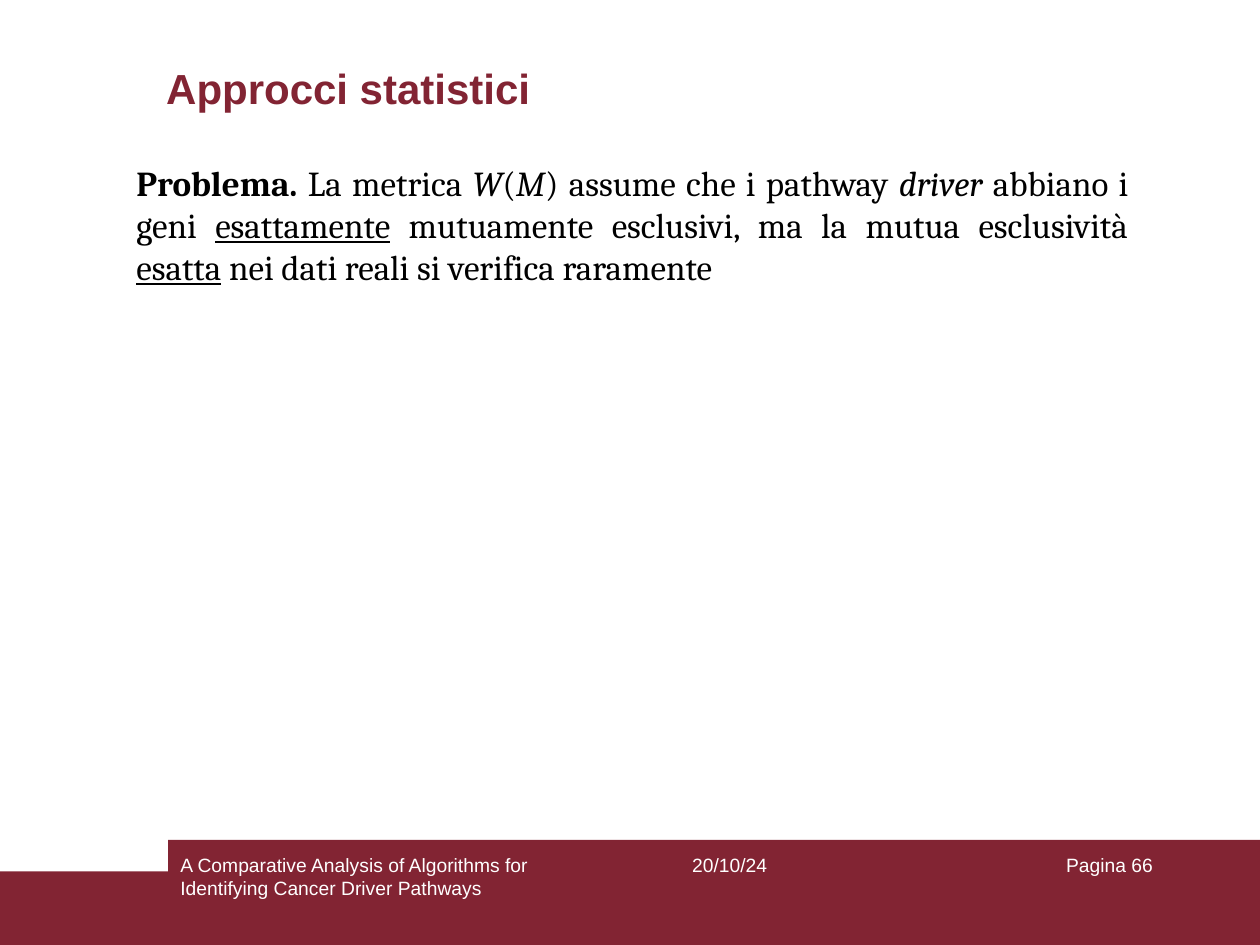
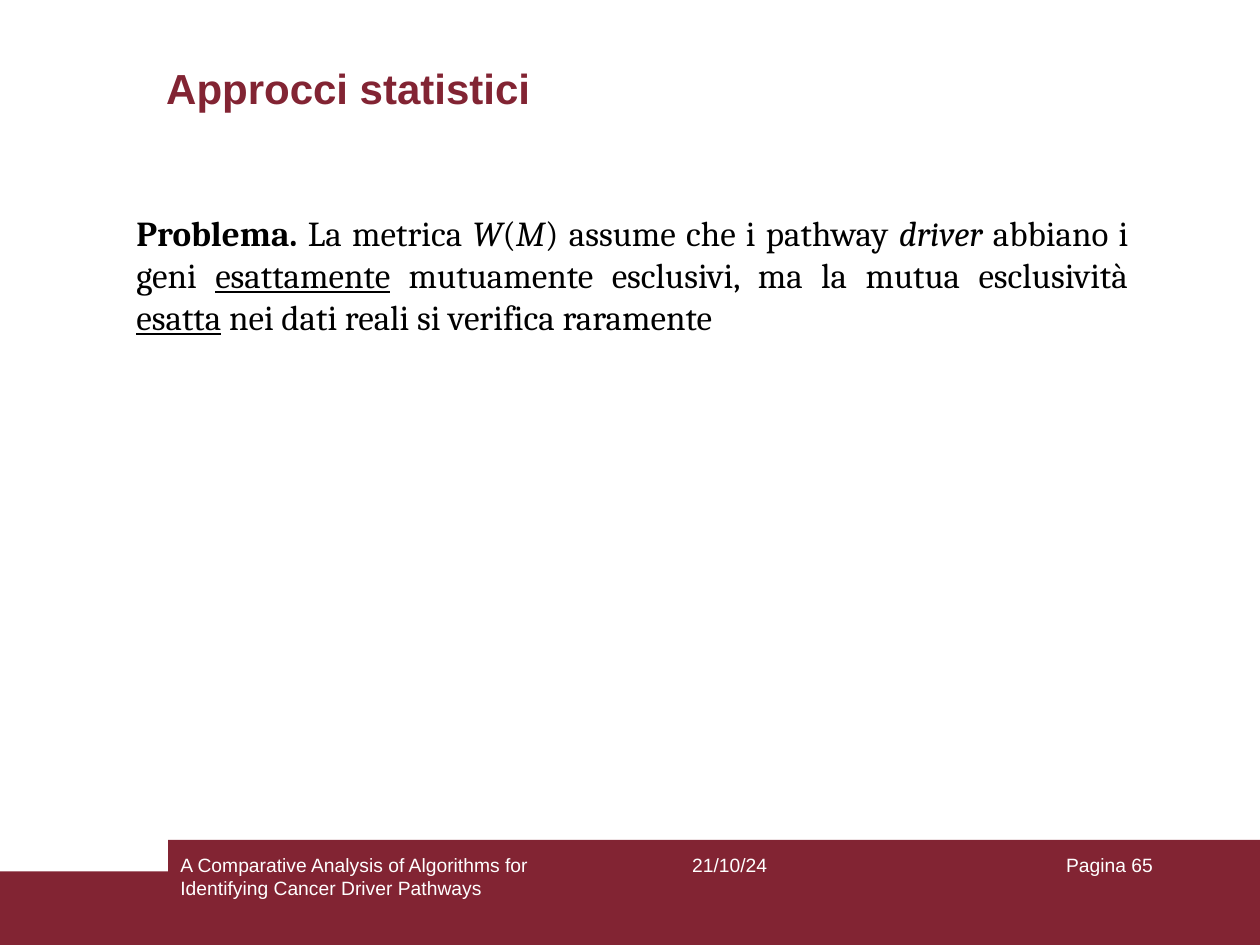
Before and after one commit to aflaag/bsc-thesis, a slide deck: slide 65 of presentation/slides.odp (slide 66 before the commit). Drawn at 1260x945 pixels with LibreOffice and Linux fonts; fonts in the diff are those of the drawing. Boxes give left, top, right and bottom in pixels: in the first picture for what was removed or moved away, otherwise in the second. Text is boxed around its words. In the diff, an @@ line names an element or a change of style, - is before the commit and + after.

```diff
--- a/presentation/slides.odp
+++ b/presentation/slides.odp
@@ text "Problema. La metrica W(M) assume ...": place and size @@
-text "Problema. La metrica W(M) assume ..." at (136, 171, 1129, 285)
+text "Problema. La metrica W(M) assume ..." at (136, 221, 1129, 335)
@@ text at (692, 858, 767, 873): text changed @@
-20/10/24
+21/10/24
@@ page number at (1066, 858, 1152, 876): text changed @@
-Pagina 66
+Pagina 65
```
Also in this commit, not shown: 75 other slides changed, 1 slide removed, 6 other files.
